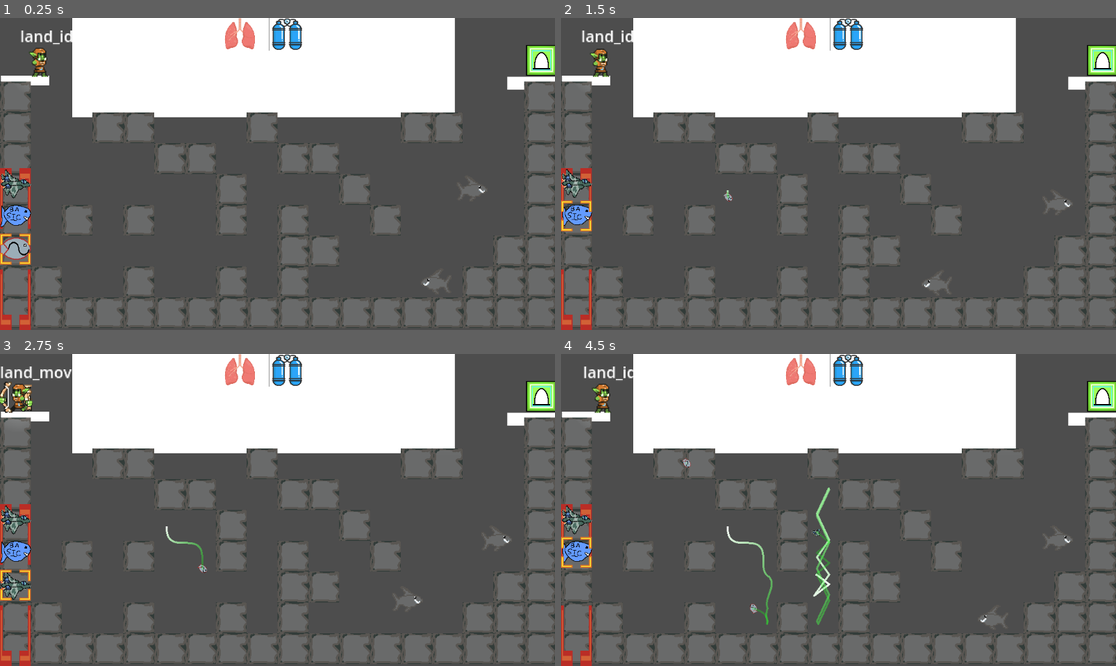
Above: before the commit, frames 1-4 (two rows, left to right).
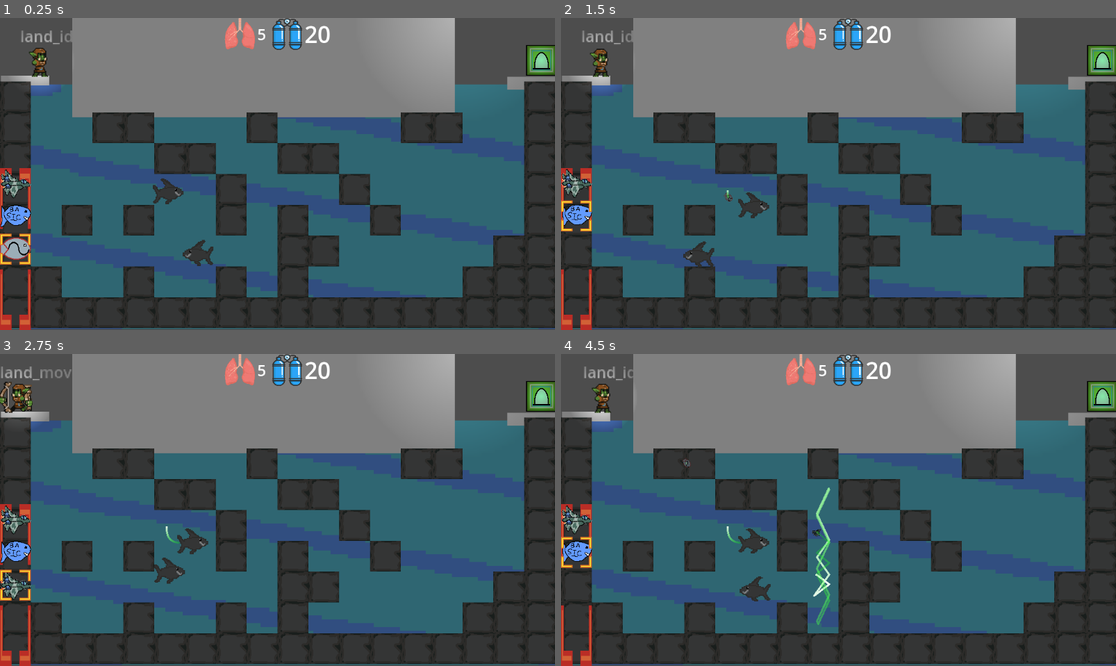
Above: after the commit, the same moments.

Repository: LuBolin/CaveDiver
Game: Godot game, scene res://levels/sandbox.tscn
The game is run twice, just before and just after one commit, with the same random seed, the same clock (stepped at 60 frames per second) and the same inputs.
Inputs (mouse positions are in pixels of both pictures, inside the frame that each line leads up to):
- Up to frame 1 (0.25 s): no input
- Up to frame 2 (1.5 s): tap Enter at 0.5 s; drag from (577, 248) to (838, 208) at 0.52 s; drag from (727, 189) to (838, 208) at 1.27 s
- Up to frame 3 (2.75 s): move the mouse to (333, 441) at 2.02 s; hold A (move_left) from 2.03 s (still down); tap 3 at 2.1 s
- Up to frame 4 (4.5 s): release A (move_left) at 2.75 s; drag from (810, 572) to (971, 600) at 2.77 s; move the mouse to (1005, 556) at 3.52 s; hold D (move_right) 3.53-4.25 s; tap 2 at 3.6 s; tap Space (jump) at 3.77 s; drag from (672, 463) to (1005, 619) at 4.27 s

The runs differ from the first frame. In frame 1, 92% of the frame differs, in the area x 0-100%, y 0-100%; in frame 2, 92%; in frame 3, 92%; in frame 4, 92%.
Error in both runs: Cannot call method 'overlaps_area' on a null value. (res://objects/player/Player.gd:49)

Commit message:
negative value for o2 light

Diff:
--- a/levels/sandbox.tscn
+++ b/levels/sandbox.tscn
@@ -42,7 +42,6 @@
 [node name="World" type="Node2D" parent="."]
 
 [node name="Background" type="Sprite2D" parent="World"]
-visible = false
 position = Vector2(1.5, 68.0001)
 scale = Vector2(18.0156, 7.9375)
 texture = ExtResource("1_1w25g")
@@ -97,7 +96,7 @@
 [node name="Entities" type="Node2D" parent="."]
 
 [node name="Shark" parent="Entities" instance=ExtResource("5_iqw21")]
-position = Vector2(179, 231)
+position = Vector2(-315, 172)
 
 [node name="Shark" parent="Entities/Shark" index="0"]
 speed = 100.0
@@ -106,7 +105,7 @@
 points = PackedVector2Array(173, -3, 0, 0, 157, -70)
 
 [node name="Shark2" parent="Entities" instance=ExtResource("5_iqw21")]
-position = Vector2(303, -23)
+position = Vector2(-328, -17)
 
 [node name="Shark" parent="Entities/Shark2" index="0"]
 speed = 500.0
@@ -128,7 +127,6 @@
 initial_fishes = Array[PackedScene]([ExtResource("5_v5wh8"), ExtResource("6_gsmd7"), ExtResource("7_0wkr4")])
 
 [node name="Darkness" type="DirectionalLight2D" parent="."]
-visible = false
 color = Color(0, 0, 0, 1)
 energy = 0.5
 blend_mode = 2
--- a/objects/fish/basicfish.tscn
+++ b/objects/fish/basicfish.tscn
@@ -34,6 +34,7 @@
 
 [node name="Collision" type="CollisionShape2D" parent="."]
 shape = SubResource("CircleShape2D_tup3n")
+one_way_collision = true
 
 [node name="Trail" type="Line2D" parent="."]
 top_level = true
--- a/objects/fish/hot-cold.gd
+++ b/objects/fish/hot-cold.gd
@@ -29,5 +29,7 @@
 	else:
 		e = 0.9*(0.99**(dist-200))
 		s = 1*(0.99**(dist-200))
+	e = max(e, 0)
+	s = max(s, 0)
 	set_energy(e)
 	set_texture_scale(s)
--- a/objects/fish/jetfish.tscn
+++ b/objects/fish/jetfish.tscn
@@ -34,6 +34,7 @@
 
 [node name="Collision" type="CollisionShape2D" parent="."]
 shape = SubResource("CircleShape2D_rhsrg")
+one_way_collision = true
 
 [node name="Trail" type="Line2D" parent="."]
 top_level = true
--- a/objects/fish/sinusoidalfish.tscn
+++ b/objects/fish/sinusoidalfish.tscn
@@ -35,6 +35,7 @@
 
 [node name="Collision" type="CollisionShape2D" parent="."]
 shape = SubResource("CircleShape2D_ohq10")
+one_way_collision = true
 
 [node name="Trail" type="Line2D" parent="."]
 top_level = true
